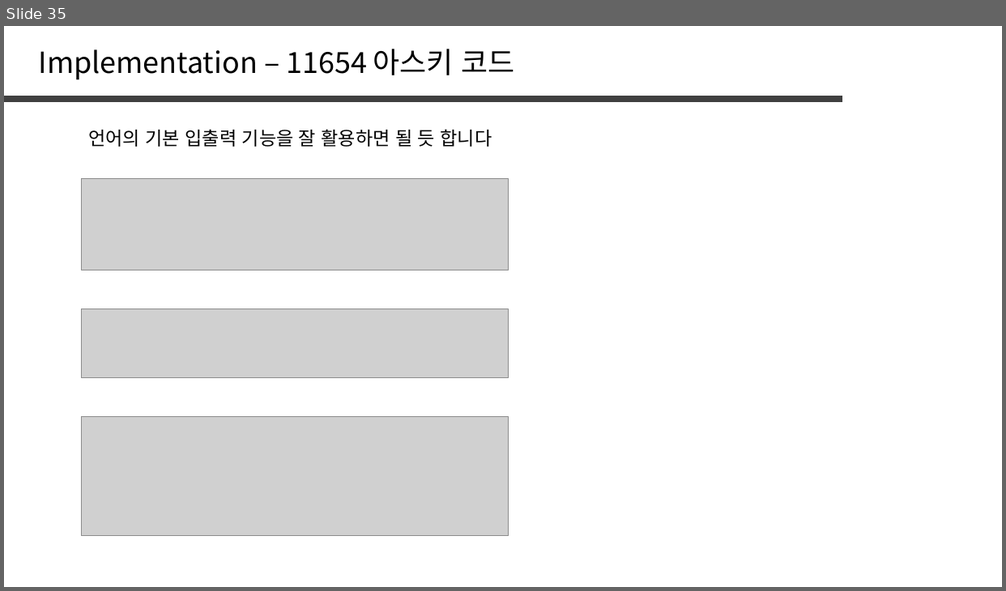
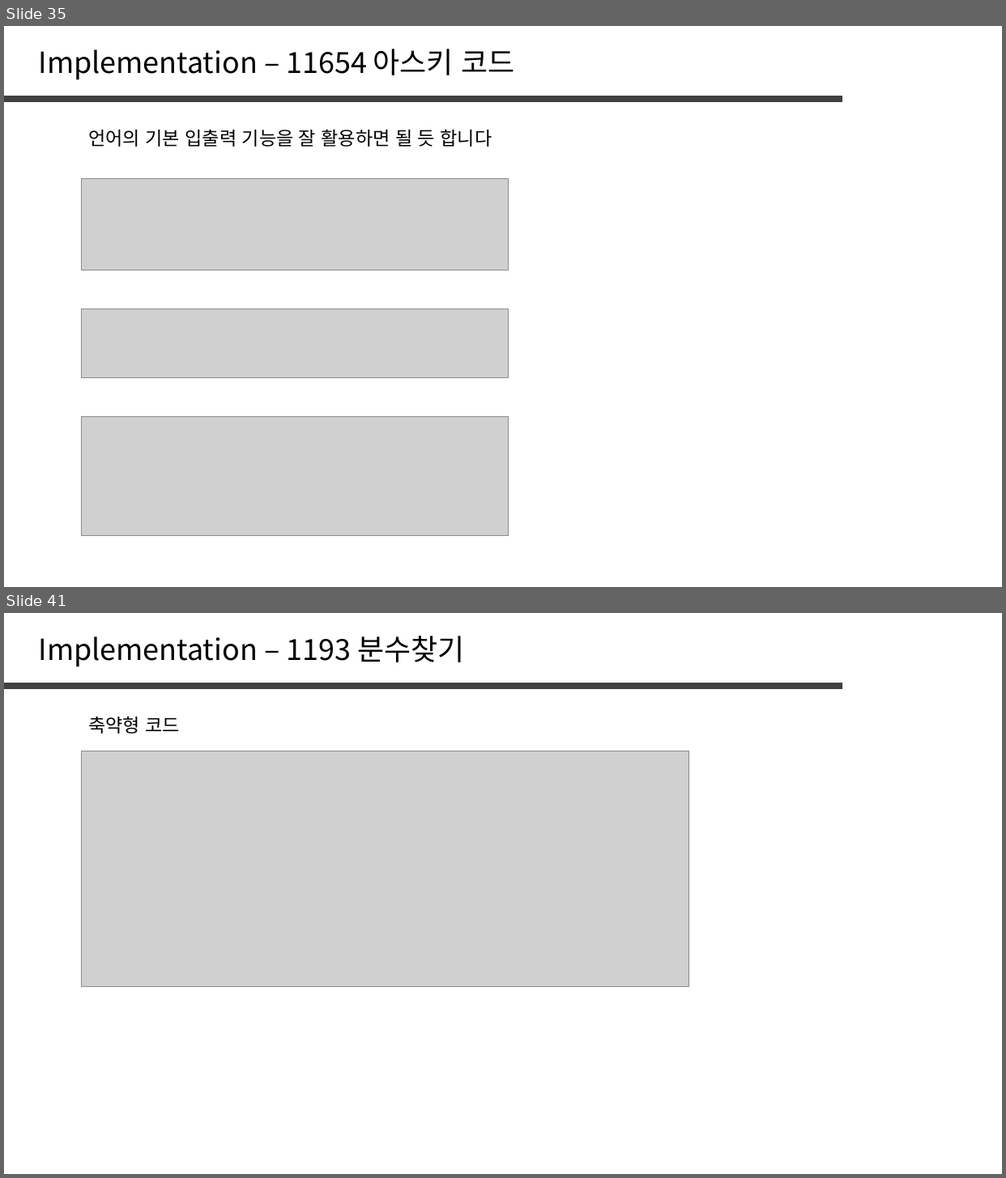
Before and after one commit to jaehoo1/PS-study, a slide deck: study/1_OT.pptx. Shown one above the other, each under a label of ours: slide 35 before the commit, slides 35 and 41 after it; the slides between them are not shown. The pictures are 1006x591 and 1006x1178 pixels, drawn with LibreOffice and Linux fonts; fonts in the diff are those of the drawing; grey boxes stand for pictures. Boxes give left, top, right and bottom in pixels: in the first picture for what was removed or moved away, otherwise in the second. Text is boxed around its words. In the diff, an @@ line names an element or a change of style, - is before the commit and + after.

```diff
--- a/study/1_OT.pptx
+++ b/study/1_OT.pptx
@@ slide 41 added at box(4, 613, 1002, 1174), background #FFFFFF @@
@@ text added at box(39, 636, 464, 667), 28 pt, text #000000 @@
+Implementation – 1193 분수찾기
@@ line added from (4, 686) to (842, 686), #404040 6 pt @@
@@ text added at box(88, 716, 181, 734), 18 pt, text #000000 @@
+축약형 코드
@@ picture added at box(81, 751, 690, 986) @@
```
Also in this commit, not shown: 6 other slides added.
